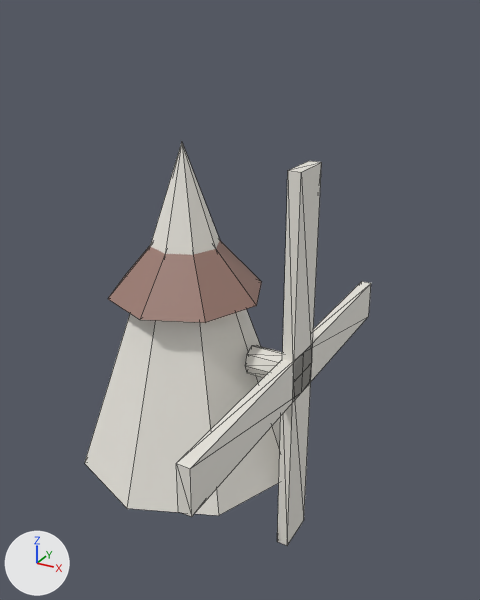
The glTF model public/studio/v2.15.0/d_windmill/model.glb: old version first, new version second.
Before and after are seen from a 50 mm camera at (3.49, -5.23, 6.24) aimed at (0.5, 0.21, 3.52). The axes (+X, +Y, +Z) are drawn at lower left. The lights are the same throughout. The first picture is the older version. Mesh edges are drawn as thin lines. Where no turn or scale is listed for an object, it has been applied to the vertices.

The first picture shows 'part0', 'part1', 'part2', 'part3', 'part4', 'part5', 'part6'.
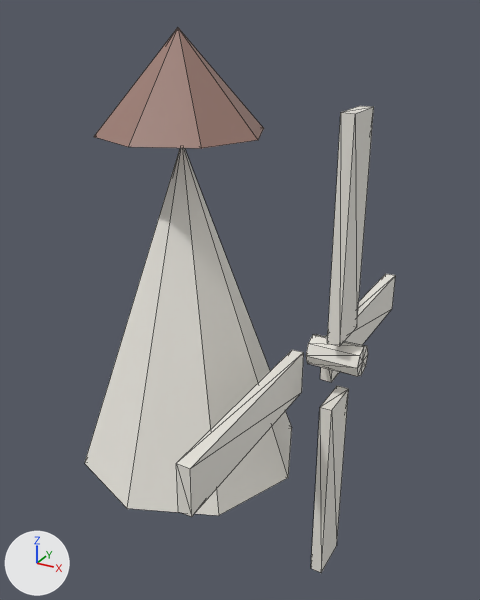
Boxes [x1, y1, x2, y2] around the edits, measured in the pictures (480 x 600 px):
'part1', moved: before [108, 241, 262, 323]; after [94, 28, 264, 148]
'part3', moved: before [282, 161, 322, 383]; after [327, 106, 374, 346]
'part5', moved: before [277, 363, 312, 546]; after [311, 386, 349, 573]
'part4', moved: before [302, 281, 371, 389]; after [320, 274, 396, 382]
'part2', moved: before [245, 345, 283, 378]; after [306, 334, 368, 376]

Edits to the bpy script that builds the scene:
```text
Change me_geometry_1:
    used by ob_part1; location = (0.0, 0.0, 0.0)
    remove me_geometry_1.from_pydata(...)  # 10 vertices, 16 faces; spans x -0.8..0.8, y -0.8..0.8, z 3.6..4.5
    add me_geometry_1.from_pydata(...)  # 10 vertices, 16 faces; spans x -0.8..0.8, y -0.8..0.8, z 5.18..6.08
    me_geometry_1 part 1: the whole mesh is moved by (0.0, 0.0, 1.58)
Change me_geometry_2:
    used by ob_part2; location = (0.0, 0.0, 0.0)
    remove me_geometry_2.from_pydata(...)  # 18 vertices, 32 faces; spans x 0.75..1.25, y -0.15..0.15, z 2.85..3.15
    add me_geometry_2.from_pydata(...)  # 18 vertices, 32 faces; spans x 1.395..1.895, y -0.15..0.15, z 3.13..3.43
    me_geometry_2 part 2: the whole mesh is moved by (0.645, 0.0, 0.28)
Change me_geometry_3:
    used by ob_part3; location = (0.0, 0.0, 0.0)
    remove me_geometry_3.from_pydata(...)  # 8 vertices, 12 faces; spans x 1.19..1.31, y -0.22..0.22, z 3.0..5.0
    add me_geometry_3.from_pydata(...)  # 8 vertices, 12 faces; spans x 1.62..1.74, y -0.22..0.22, z 3.5..5.5
    me_geometry_3 part 3: the whole mesh is moved by (0.43, 0.0, 0.5)
Change me_geometry_4:
    used by ob_part4; location = (0.0, 0.0, 0.0)
    remove me_geometry_4.from_pydata(...)  # 8 vertices, 12 faces; spans x 1.19..1.31, y 0.0..2.0, z 2.78..3.22
    add me_geometry_4.from_pydata(...)  # 8 vertices, 12 faces; spans x 1.42..1.54, y 0.19..2.19, z 2.86..3.3
    me_geometry_4 part 4: the whole mesh is moved by (0.23, 0.19, 0.08)
Change me_geometry_5:
    used by ob_part5; location = (0.0, 0.0, 0.0)
    remove me_geometry_5.from_pydata(...)  # 8 vertices, 12 faces; spans x 1.19..1.31, y -0.22..0.22, z 1.0..3.0
    add me_geometry_5.from_pydata(...)  # 8 vertices, 12 faces; spans x 1.59..1.71, y -0.22..0.22, z 0.82..2.82
    me_geometry_5 part 5: the whole mesh is moved by (0.4, 0.0, -0.18)
```
